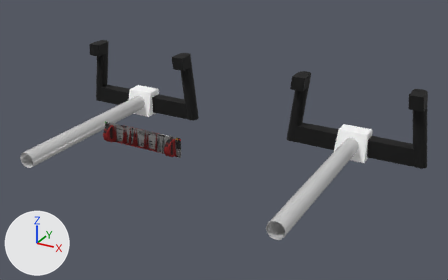
What one commit did to the glTF model pa28/interior.gltf.
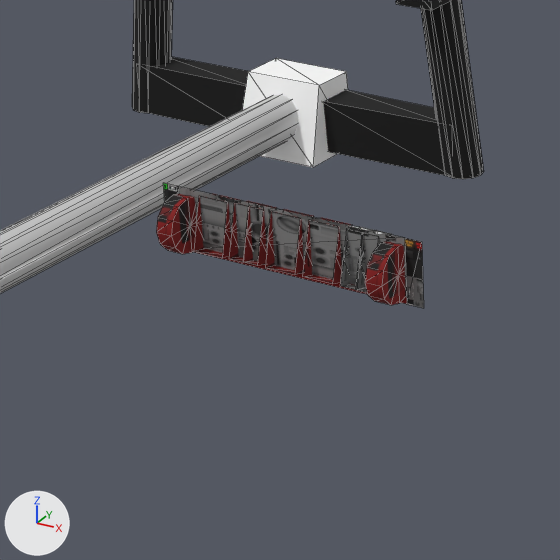
Each version is shown whole from a 50 mm camera at (0.537, 1.06, 0.574) aimed at (0.042, 1.959, 0.124), then close up on the part from 13% to 49% of the width and 24% to 83% of the height. The lights are fixed; the arrows at lower left show +X, +Y and +Z. The first two pictures are the older version. The close-ups show mesh edges as thin lines.

Script lines for the objects in view, before the commit:
```python
mat_ac3dmat1_101 = principled_material('ac3dmat1_101')
mat_ac3dmat1_101.texture = img_0_jpg
mat_ac3dmat1_101.roughness = 0.825
mat_ac3dmat1_102 = principled_material('ac3dmat1_102')
mat_ac3dmat1_102.texture = img_0_jpg
mat_ac3dmat1_102.roughness = 0.825
me_interior = bpy.data.meshes.new('Interior')
me_interior.from_pydata(...)  # 388 vertices, 562 faces; spans x -0.381..0.372, y 1.759..2.131, z 0.076..0.219
# faces by material slot: [78, 140, 48, 272, 24]
me_interior.materials.append(mat_ac3dmat1_101)  # picture img_0_jpg
me_interior.materials.append(mat_ac3dmat1_102)  # picture img_0_jpg
me_interior.materials.append(mat_ac3dmat14_103)  # light grey #cccccc
me_interior.materials.append(mat_ac3dmat1_104)  # black #000000
me_interior.materials.append(mat_ac3dmat1_105)  # white #ffffff
ob_interior = bpy.data.objects.new('Interior', me_interior)
ob_interior.location = (0.0, 0.0, 0.0)
```
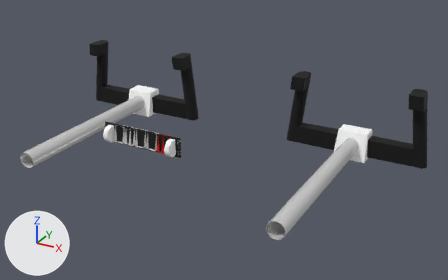
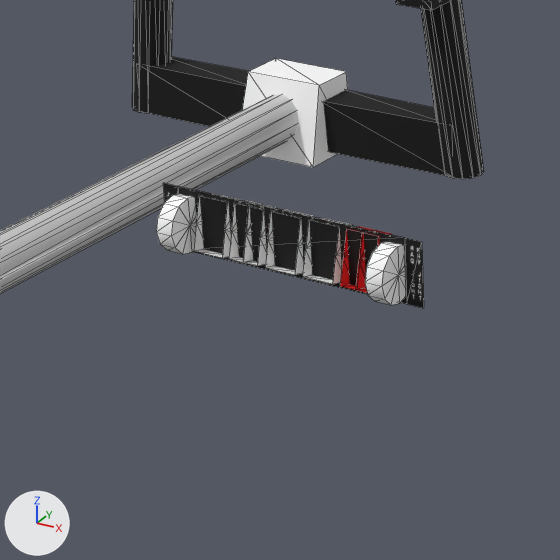
Where the newer file only moved an object's origin or applied its transform, the numbers keep the older frame.

Pixel boxes [x1, y1, x2, y2] of what changed, in the close-ups (560 x 560 px):
'Interior', surface changed
    both: [24, 0, 475, 308]

The change in detail:
Picture '0.webp' (img_0_webp) is new.
Material 'ac3dmat1_101' (mat_ac3dmat1_101) changes its picture from img_0_jpg to img_0_webp.
Material 'ac3dmat1_102' (mat_ac3dmat1_102) changes its picture from img_0_jpg to img_0_webp.
